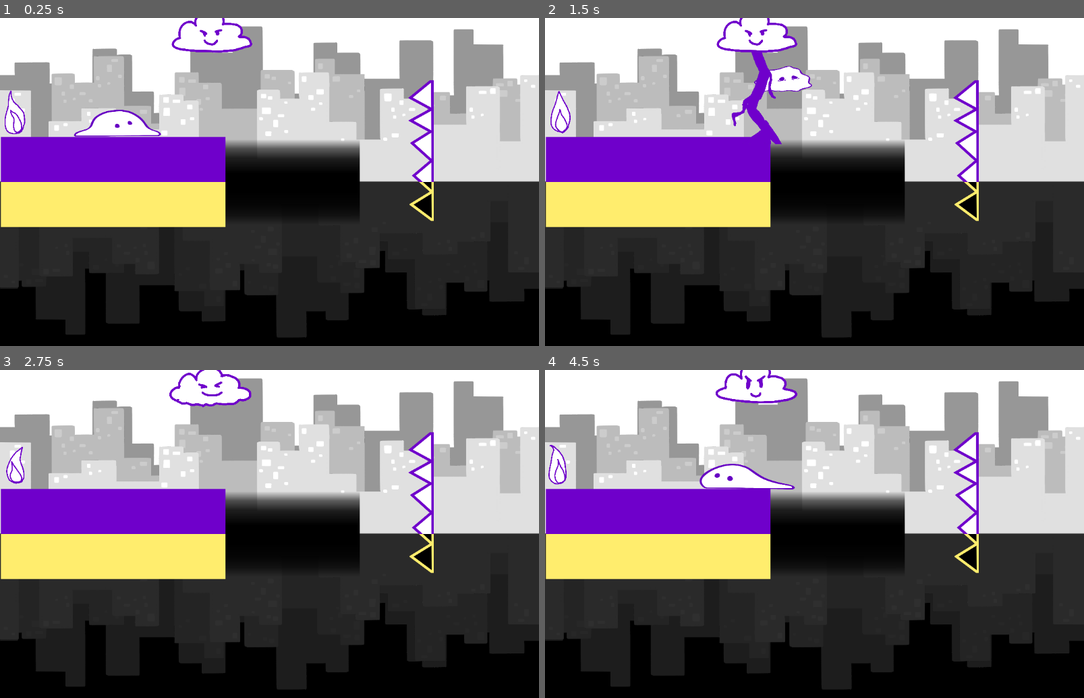
Above: before the commit, frames 1-4 (two rows, left to right).
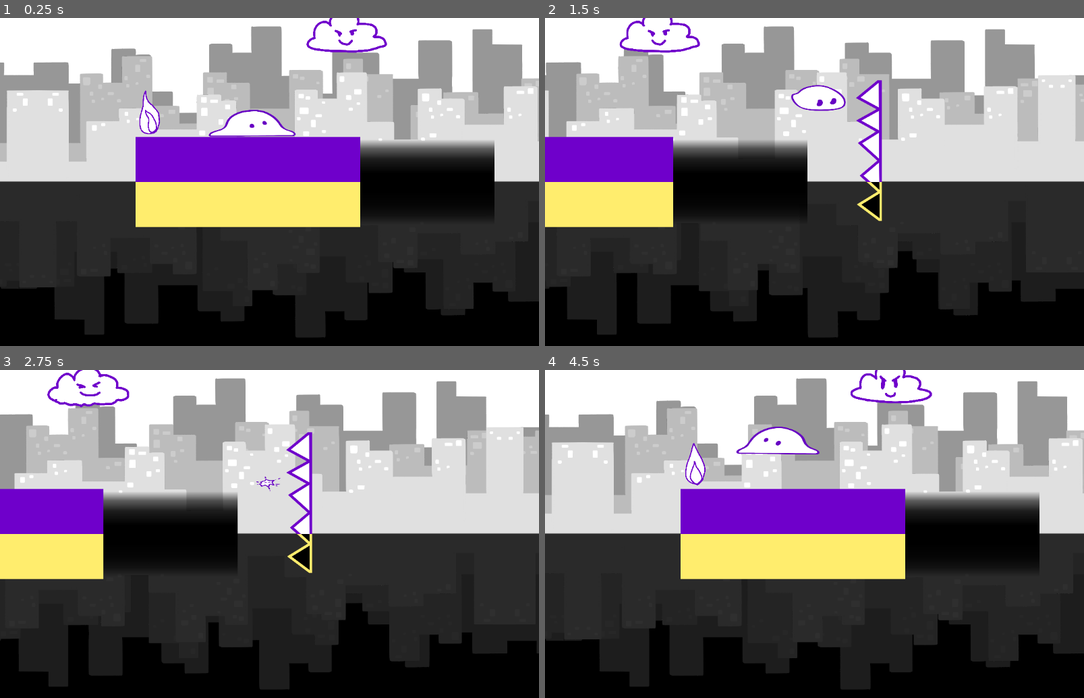
Above: after the commit, the same moments.

Repository: Globs-United/Project
Game: Godot game, scene res://lvl1_BACKUP_201505.tscn
Two runs of this game, one before a commit and one after it. Both use one fixed random seed, a clock stepped at 60 frames per second and the inputs below.
Inputs:
- Up to frame 1 (0.25 s): no input
- Up to frame 2 (1.5 s): hold Right (moveRight) from 0.53 s (still down); tap E (interact, bound only after the commit) at 0.6, 1.35 s; tap Space (jump) at 0.77 s
- Up to frame 3 (2.75 s): tap Space (jump) at 1.52 s; release Right (moveRight) at 2.03 s; hold Left (moveLeft) from 2.03 s (still down); tap E (interact, bound only after the commit) at 2.1 s
- Up to frame 4 (4.5 s): release Left (moveLeft) at 2.78 s; hold Right (moveRight) 2.78-4.28 s; tap E (interact, bound only after the commit) at 2.85, 3.6, 4.35 s; tap Space (jump) at 3.02, 3.77 s; hold Left (moveLeft) from 4.28 s (still down)

The runs differ from the first frame. In frame 1, 44% of the frame differs, in the area x 0-100%, y 0-98%; in frame 2, 31%; in frame 3, 36%; in frame 4, 44%.

Commit message:
Signs / Level start

Diff:
--- /dev/null
+++ b/lvl2.tscn
@@ -0,0 +1,74 @@
+[gd_scene load_steps=10 format=3 uid="uid://cill11k6nch8o"]
+
+[ext_resource type="PackedScene" uid="uid://bqao8gba5f2ao" path="res://object_scenes/player.tscn" id="1_aq45b"]
+[ext_resource type="PackedScene" uid="uid://dgwk5b1f52pic" path="res://object_scenes/pit.tscn" id="2_jukch"]
+[ext_resource type="PackedScene" uid="uid://dgy4yrqbl7mvj" path="res://object_scenes/wall.tscn" id="3_vcnes"]
+[ext_resource type="Script" uid="uid://w8iguxe1l24l" path="res://scripts/camera_2d.gd" id="4_3pm5q"]
+[ext_resource type="PackedScene" uid="uid://b7kig75wfp6de" path="res://object_scenes/background.tscn" id="5_uj1pa"]
+[ext_resource type="PackedScene" uid="uid://d4h8ppy0mb78w" path="res://object_scenes/lightning_cloud.tscn" id="6_nujma"]
+[ext_resource type="PackedScene" uid="uid://dbjmiklp0s68j" path="res://object_scenes/spikes.tscn" id="7_t5h3c"]
+[ext_resource type="PackedScene" uid="uid://wsjajdqhncat" path="res://object_scenes/fire.tscn" id="8_ux455"]
+[ext_resource type="PackedScene" uid="uid://dh8i38af1uaom" path="res://object_scenes/sign.tscn" id="9_jukch"]
+
+[node name="Lvl 2" type="Node2D"]
+
+[node name="Player" parent="." instance=ExtResource("1_aq45b")]
+position = Vector2(217, 302)
+scale = Vector2(0.4, 0.4)
+
+[node name="Pit" parent="." instance=ExtResource("2_jukch")]
+position = Vector2(785, -302)
+scale = Vector2(0.8, 0.45)
+
+[node name="Wall" parent="." instance=ExtResource("3_vcnes")]
+position = Vector2(2400, 350)
+scale = Vector2(50, 0.5)
+
+[node name="Camera2D" type="Camera2D" parent="."]
+position = Vector2(0, 175)
+zoom = Vector2(2, 2)
+script = ExtResource("4_3pm5q")
+
+[node name="ParallaxBackground" parent="." instance=ExtResource("5_uj1pa")]
+
+[node name="Lightning Cloud" parent="." instance=ExtResource("6_nujma")]
+position = Vector2(129, -289)
+scale = Vector2(0.16, 0.16)
+
+[node name="Spikes" parent="." instance=ExtResource("7_t5h3c")]
+position = Vector2(511, -308)
+scale = Vector2(0.3, 0.3)
+
+[node name="Fire" parent="." instance=ExtResource("8_ux455")]
+position = Vector2(345, -370)
+scale = Vector2(0.07, 0.07)
+
+[node name="Sign" parent="." instance=ExtResource("9_jukch")]
+position = Vector2(198, 296)
+scale = Vector2(0.15, 0.15)
+text = "Use the WASD Keys to move!"
+
+[node name="Wall2" parent="." instance=ExtResource("3_vcnes")]
+position = Vector2(388, 298)
+scale = Vector2(0.25, 1)
+
+[node name="Wall7" parent="." instance=ExtResource("3_vcnes")]
+position = Vector2(1010, -24)
+scale = Vector2(0.25, 1)
+
+[node name="Wall3" parent="." instance=ExtResource("3_vcnes")]
+position = Vector2(598, 191)
+scale = Vector2(0.25, 1)
+
+[node name="Wall4" parent="." instance=ExtResource("3_vcnes")]
+position = Vector2(816, 214)
+scale = Vector2(0.25, 2.56)
+
+[node name="Wall5" parent="." instance=ExtResource("3_vcnes")]
+position = Vector2(1358, 228)
+scale = Vector2(3, 0.25)
+
+[node name="Wall6" parent="." instance=ExtResource("3_vcnes")]
+position = Vector2(1099, 135)
+rotation = 0.778565
+scale = Vector2(2.5, 0.25)
--- a/object_scenes/player.tscn
+++ b/object_scenes/player.tscn
@@ -276,7 +276,9 @@
 "speed": 5.0
 }]
 
-[sub_resource type="RectangleShape2D" id="RectangleShape2D_cwixu"]
+[sub_resource type="CapsuleShape2D" id="CapsuleShape2D_44ieu"]
+radius = 7.24138
+height = 17.8231
 
 [node name="Player" type="CharacterBody2D" groups=["player"]]
 scale = Vector2(0.6, 0.6)
@@ -291,7 +293,7 @@
 [node name="CollisionShape2D" type="CollisionShape2D" parent="."]
 position = Vector2(0, -7)
 scale = Vector2(14.5, 4.9)
-shape = SubResource("RectangleShape2D_cwixu")
+shape = SubResource("CapsuleShape2D_44ieu")
 
 [node name="iFrames" type="Timer" parent="."]
 one_shot = true
--- a/object_scenes/sign.tscn
+++ b/object_scenes/sign.tscn
@@ -39,6 +39,8 @@
 shape = SubResource("RectangleShape2D_hslsx")
 
 [node name="SignSelf" type="AnimatedSprite2D" parent="."]
+position = Vector2(-5.00001, -293)
+scale = Vector2(3.265, 2.465)
 sprite_frames = SubResource("SpriteFrames_6svko")
 animation = &"sign"
 
@@ -57,6 +59,30 @@
 offset_right = 849.0
 offset_bottom = 284.0
 theme = SubResource("Theme_foafb")
+theme_override_font_sizes/normal_font_size = 90
+text = "Use the WASD keys to move."
+justification_flags = 160
+
+[node name="Panel2" type="Panel" parent="."]
+offset_left = -230.0
+offset_top = -44.0
+offset_right = 174.0
+offset_bottom = 138.0
+tooltip_text = "
+"
+
+[node name="RichTextLabel" type="RichTextLabel" parent="Panel2"]
+layout_mode = 0
+offset_left = 2.0
+offset_top = -2.0
+offset_right = 406.0
+offset_bottom = 184.0
+theme = SubResource("Theme_foafb")
+theme_override_font_sizes/normal_font_size = 100
+text = "Press E"
+autowrap_mode = 0
+horizontal_alignment = 1
+vertical_alignment = 1
 justification_flags = 160
 
 [connection signal="body_entered" from="." to="." method="_on_body_entered"]
--- a/project.godot
+++ b/project.godot
@@ -46,6 +46,11 @@
 , Object(InputEventKey,"resource_local_to_scene":false,"resource_name":"","device":-1,"window_id":0,"alt_pressed":false …(183 unchanged characters)…
 ]
 }
+interact={
+"deadzone": 0.2,
+"events": [Object(InputEventKey,"resource_local_to_scene":false,"resource_name":"","device":-1,"window_id":0,"alt_pressed":false,"shift_pressed":false,"ctrl_pressed":false,"meta_pressed":false,"pressed":false,"keycode":0,"physical_keycode":69,"key_label":0,"unicode":101,"location":0,"echo":false,"script":null)
+]
+}
 
 [physics]
 
--- a/scripts/camera_2d.gd
+++ b/scripts/camera_2d.gd
@@ -5,4 +5,4 @@
 func _process(delta: float) -> void:
 	screen_size = get_viewport_rect().size
 	#$".".position.y = get_node("../Player").position.y
-	$".".position.x = max(get_node("../Player").position.x, screen_size.x / 2);
+	$".".position.x = max(get_node("../Player").position.x, screen_size.x / 4);
--- a/scripts/lightning_cloud.gd
+++ b/scripts/lightning_cloud.gd
@@ -5,7 +5,7 @@
 var player_within = false
 @export var Yworld = false
 @export var strike_time = 1.0
-@export var rest_time = 1.0
+@export var rest_time = 3.0
 
 
 func _ready() -> void:
--- a/scripts/playerKate.gd
+++ b/scripts/playerKate.gd
@@ -2,7 +2,7 @@
 
 const SPEED = 300.0;
 const FRICTION = 30.0;
-const JUMP_VELOCITY = -370.0;
+const JUMP_VELOCITY = -300.0;
 const TERMINAL_VELOCITY = 1000
 var gravity = ProjectSettings.get_setting("physics/2d/default_gravity");
 
--- a/scripts/sign.gd
+++ b/scripts/sign.gd
@@ -3,12 +3,13 @@
 @export var text = ""
 
 var player_within = false
-var state = 1
-
+var state = 0
 
 func _ready():
 	$Panel/RichTextLabel.text = text
 	$Panel/RichTextLabel.push_font_size(50)
+	$Panel2/RichTextLabel.push_font_size(50)
+	$Panel2.hide()
 
 func _process(delta: float) -> void:
 	if Input.is_action_just_pressed("interact") && player_within:
@@ -18,20 +19,22 @@
 	state_display()
 
 
-
-
 func state_display():
 	if state == 0:
 		$Panel.hide()
 	if state == 1:
 		$Panel.show()
+		$Panel2.hide()
 
 func _on_body_entered(body: Node2D) -> void:
 	if body.is_in_group("player"):
 		player_within = true
+		if state == 0:
+			$Panel2.show()
 
 
 
 func _on_body_exited(body: Node2D) -> void:
 	if body.is_in_group("player"):
 		player_within = false
+		$Panel2.hide()
Not shown: 3 places in object_scenes/sign.tscn that only renumber resources
Binary file added: sprites/sign.png
Not shown, added: sprites/sign.png.import
Binary file added: sprites/signY.png
Not shown, added: sprites/signY.png.import
